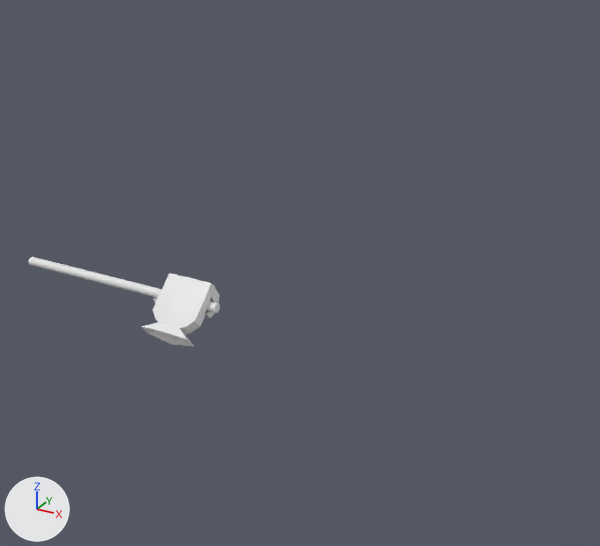
An edit to the FBX model Assets/Models/mainBaguette.FBX, drawn before and after from the same camera.
Rendered twice from a 50 mm lens placed at (6.01, -7.74, 4.7), pointed at (0.59, 2.11, -0.22). The axes (+X, +Y, +Z) are drawn at lower left. The lights are the same throughout.

Before the edit, the objects in view are built like this:
```python
me_mesh = bpy.data.meshes.new('Mesh')
me_mesh.from_pydata(...)  # 240 vertices, 220 faces; spans x -199.0..22.0, y -14.0..20.0, z -17.0..13.0
me_mesh_001 = bpy.data.meshes.new('Mesh.001')
me_mesh_001.from_pydata(...)  # 108 vertices, 92 faces; spans x -3.4..3.4, y -3.4..3.4, z 0.0..88.4
ob_baguette = bpy.data.objects.new('baguette', me_mesh_001)
ob_baguette.parent = ob_mainbaguette
ob_baguette.location = (-27.11, 6.69, 2.716)
ob_baguette.rotation_euler = (0.0, -1.571, 0.0)  # degrees (0, -90, 0)
ob_baguette.scale = (0.726, 0.726, 1.44)
ob_maintroisdoigts = bpy.data.objects.new('mainTroisDoigts', me_mesh)
ob_maintroisdoigts.parent = ob_mainbaguette
ob_maintroisdoigts.location = (-44.59, -2.795, 2.082)
ob_maintroisdoigts.rotation_euler = (3.142, 0.0, 0.0)  # degrees (180, 0, 0)
ob_maintroisdoigts.scale = (-1.0, -1.0, -1.0)
```
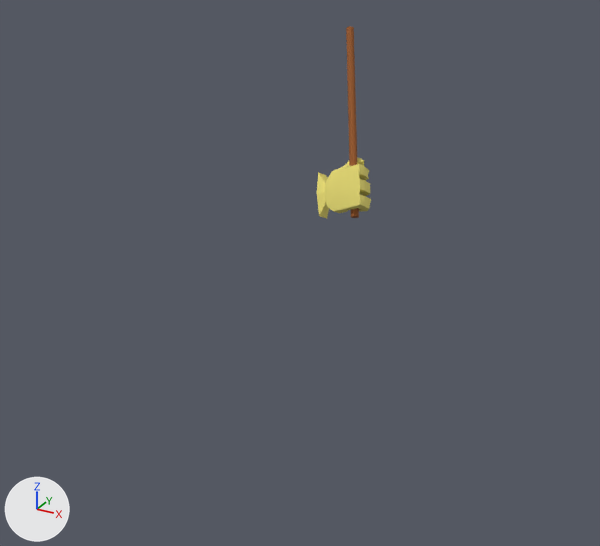
Boxes (x1, y1, x2, y2) around the edits, measured in the pictures (600 x 546 px):
'mainTroisDoigts', recoloured, moved, turned
    before: (141, 273, 220, 347)
    after: (317, 158, 371, 218)
'baguette', recoloured, moved, turned
    before: (29, 257, 220, 313)
    after: (346, 26, 359, 218)

Diff of the bpy script that builds the scene:
```diff
--- a/Assets/Models/mainBaguette.FBX.py
+++ b/Assets/Models/mainBaguette.FBX.py
@@ mat_main @@
+mat_main = principled_material('main')
+mat_main.base_color = (0.784, 0.694, 0.165)  # yellow #e5d971
+mat_main.roughness = 0.859
@@ mat_baguette @@
+mat_baguette = principled_material('baguette')
+mat_baguette.base_color = (0.298, 0.0902, 0.0157)  # brown #945522
+mat_baguette.roughness = 0.859
@@ me_mesh @@
 me_mesh.from_pydata(...)  # 240 vertices, 220 faces; spans x -199.0..22.0, y -14.0..20.0, z -17.0..13.0
+me_mesh.materials.append(mat_main)  # yellow #e5d971
@@ me_mesh_001 @@
 me_mesh_001.from_pydata(...)  # 108 vertices, 92 faces; spans x -3.4..3.4, y -3.4..3.4, z 0.0..88.4
+me_mesh_001.materials.append(mat_baguette)  # brown #945522
@@ ob_maintroisdoigts @@
 ob_maintroisdoigts = bpy.data.objects.new('mainTroisDoigts', me_mesh)
-ob_maintroisdoigts.parent = ob_mainbaguette
-ob_maintroisdoigts.location = (-44.59, -2.795, 2.082)
-ob_maintroisdoigts.rotation_euler = (3.142, 0.0, 0.0)  # degrees (180, 0, 0)
+ob_maintroisdoigts.parent = ob_main
+ob_maintroisdoigts.location = (-14.51, 19.68, 35.63)
+ob_maintroisdoigts.rotation_euler = (0.0, 2.182, 2.094)  # degrees (0, 125, 120)
 ob_maintroisdoigts.scale = (-1.0, -1.0, -1.0)
@@ ob_baguette @@
 ob_baguette = bpy.data.objects.new('baguette', me_mesh_001)
-ob_baguette.parent = ob_mainbaguette
-ob_baguette.location = (-27.11, 6.69, 2.716)
-ob_baguette.rotation_euler = (0.0, -1.571, 0.0)  # degrees (0, -90, 0)
+ob_baguette.parent = ob_main
+ob_baguette.location = (-1.026, 15.29, 21.67)
+ob_baguette.rotation_euler = (0.0, -0.611, -1.047)  # degrees (0, -35, -60)
 ob_baguette.scale = (0.726, 0.726, 1.44)
@@ ob_main @@
+ob_main = bpy.data.objects.new('main', None)
+ob_main.location = (0.82, 3.148, -0.312)
+ob_main.scale = (0.0254, 0.0254, 0.0254)
```
